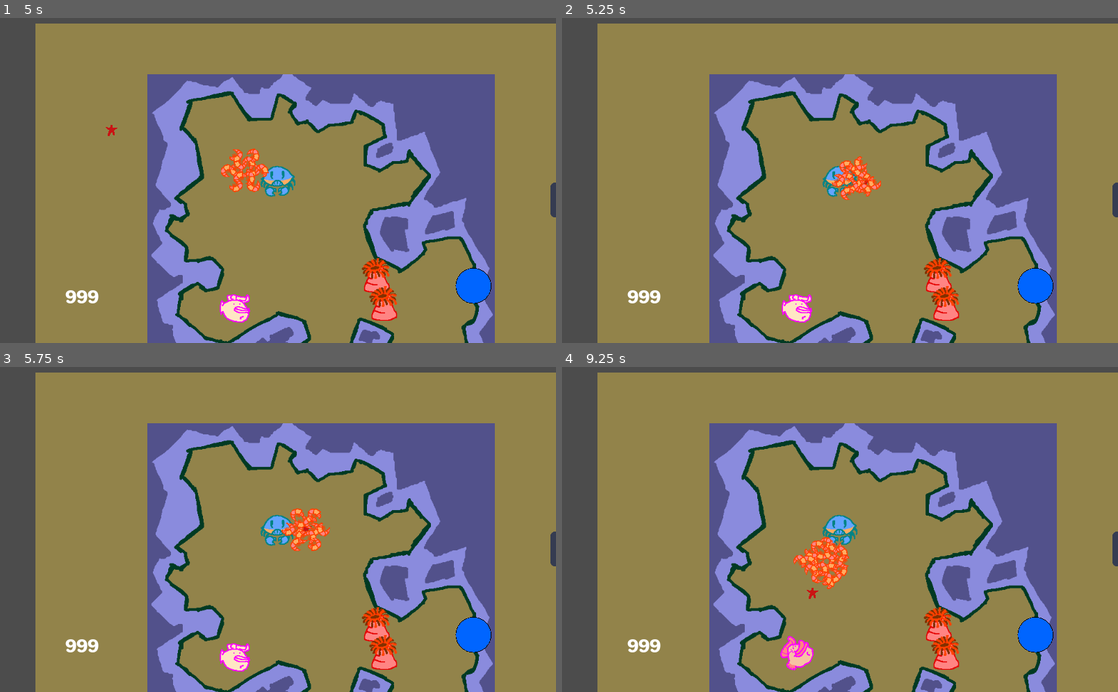
Above: before the commit, frames 1-4 (two rows, left to right).
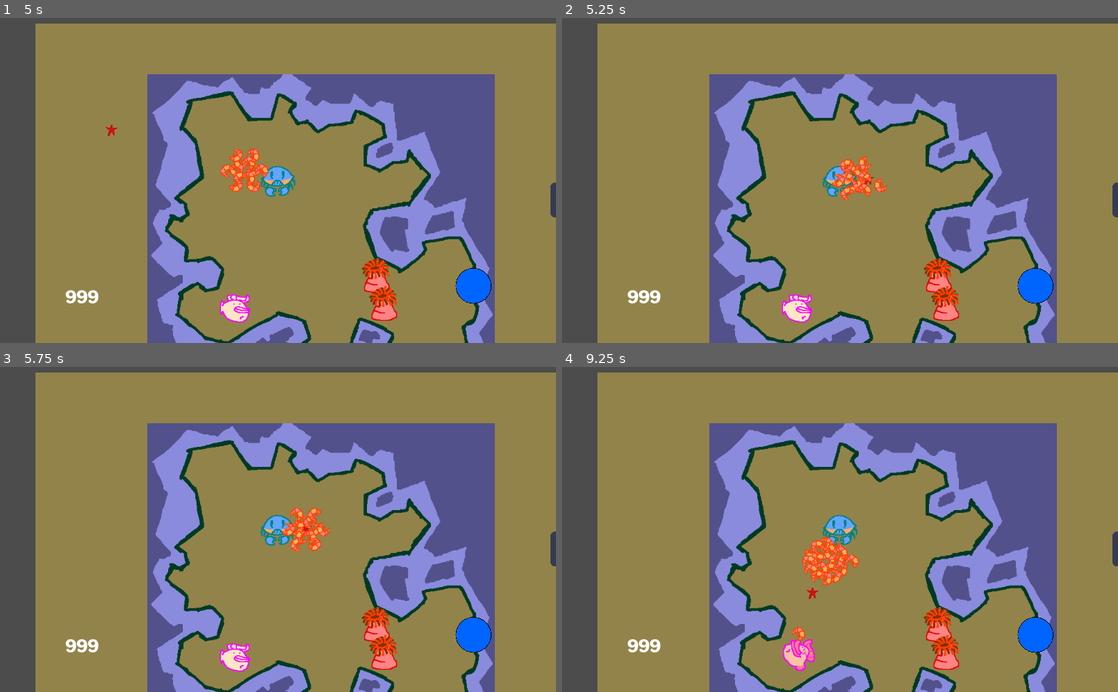
Above: after the commit, the same moments.

Repository: LightBoat9/GGJ2019
Game: Godot game, scene res://Levels/LevelTest.tscn
Same seed, same stepped clock (60 frames per second), same inputs: the game is played once before the commit and once after it. The engine's default icon, where the game draws it, is replaced by a stand-in: a white triangle on a blue panel in a dark square.
Inputs (mouse positions are in pixels of both pictures, inside the frame that each line leads up to):
- Up to frame 1 (5 s): tap Enter (ui_accept) at 0.5, 0.77, 1.52, 3.02, 3.77, 4.52 s; move the mouse to (400, 164) at 0.52 s; hold Right (ui_right) 0.53-1.28 s; click (400, 164) at 0.67 s; move the mouse to (166, 196) at 1.27 s; hold Down (ui_down) 1.28-2.03 s; click (166, 196) at 1.42 s; move the mouse to (333, 109) at 2.02 s; hold Right (ui_right) 2.03-2.78 s; click (333, 109) at 2.17 s; move the mouse to (250, 245) at 2.77 s; hold Up (ui_up) 2.78-3.53 s; click (250, 245) at 2.92 s; move the mouse to (444, 229) at 3.52 s; hold Left (ui_left) from 3.53 s (still down); click (444, 229) at 3.67 s; move the mouse to (111, 131) at 4.27 s; click (111, 131) at 4.42 s
- Up to frame 2 (5.25 s): move the mouse to (867, 180) at 5.02 s; release Left (ui_left) at 5.03 s; hold Down (ui_down) from 5.03 s (still down); click (867, 180) at 5.17 s
- Up to frame 3 (5.75 s): keep holding Down (ui_down)
- Up to frame 4 (9.25 s): move the mouse to (756, 448) at 5.77 s; release Down (ui_down) at 5.78 s; hold Right (ui_right) 5.78-6.53 s; click (756, 448) at 5.92 s; tap Enter (ui_accept) at 6.02, 6.77, 7.52, 9.02 s; move the mouse to (962, 513) at 6.52 s; hold Up (ui_up) 6.53-7.28 s; click (962, 513) at 6.67 s; move the mouse to (728, 545) at 7.27 s; hold Right (ui_right) 7.28-8.03 s; click (728, 545) at 7.42 s; move the mouse to (895, 458) at 8.02 s; hold Down (ui_down) 8.03-8.78 s; click (895, 458) at 8.17 s; move the mouse to (812, 594) at 8.77 s; hold Left (ui_left) from 8.78 s (still down); click (812, 594) at 8.92 s

Frame 1 is identical in both runs. In frame 2, 0.2% of the frame differs, in the area x 49-59%, y 42-56%; in frame 3, 0.2%; in frame 4, 0.7%, in the area x 39-54%, y 57-94%.

Commit message:
Minimum launch time on Shrimps

Diff:
--- a/Actors/Shrimp/Scripts/Shrimp.gd
+++ b/Actors/Shrimp/Scripts/Shrimp.gd
@@ -26,6 +26,9 @@
 onready var area = $Area2D
 onready var attack_timer = $AttackTimer
 onready var knockback_timer = $KnockbackTimer
+onready var launch_timer = $LaunchTimer
+
+var launch_passed = false
 
 func _ready():
 	add_to_group("Players")
@@ -76,6 +79,7 @@
 
 			if collider.get_collision_layer_bit(0):
 				kockback(slideCollide.normal * 5, 0.2)
+				launch_timer.stop()
 				_return_to_cursor()
 
 
@@ -91,6 +95,9 @@
 		knockback_velocity = velocity
 		knockback_timer.wait_time = duration
 		knockback_timer.start()
+
+		if (!launch_timer.is_stopped()):
+			launch_timer.stop()
 
 func kill_shrimp(anglev=Vector2()):
 	var inst = DeathParticles.instance()
@@ -128,6 +135,8 @@
 	velocity = launchDirection.normalized() * launchSpeed
 	target_position = to
 	state = States.LAUNCHING
+	launch_passed = false
+	launch_timer.start()
 
 func _launch_update():
 	var to_target = target_position - global_position
@@ -136,7 +145,12 @@
 	var targetProjection = 0 if (targetMag == 0) else velocity.dot(to_target)/targetMag
 
 	if (targetProjection<=0):
-		#print("projection return")
+		launch_passed = true
+		if launch_timer.is_stopped():
+			_return_to_cursor()
+
+func _launch_timer_up():
+	if launch_passed:
 		_return_to_cursor()
 
 func _return_to_cursor():
@@ -154,6 +168,8 @@
 			if (spawn>0):
 				_spawn_shrimp(spawn)
 
+			launch_timer.stop()
+
 			_return_to_cursor()
 
 func _body_exited(body):
--- a/Actors/Shrimp/Shrimp.tscn
+++ b/Actors/Shrimp/Shrimp.tscn
@@ -13,7 +13,7 @@
 custom_solver_bias = 0.0
 radius = 14.0
 
-[node name="Shrimp" type="KinematicBody2D"]
+[node name="Shrimp" type="KinematicBody2D" index="0"]
 
 input_pickable = false
 collision_layer = 0
@@ -47,16 +47,25 @@
 
 shape = SubResource( 2 )
 
-[node name="AttackTimer" type="Timer" parent="." index="3"]
+[node name="LaunchTimer" type="Timer" parent="." index="3"]
+
+process_mode = 1
+wait_time = 0.4
+one_shot = true
+autostart = false
+
+[node name="AttackTimer" type="Timer" parent="." index="4"]
 
 process_mode = 1
 wait_time = 0.1
 one_shot = true
 autostart = true
 
-[node name="KnockbackTimer" type="Timer" parent="." index="4"]
+[node name="KnockbackTimer" type="Timer" parent="." index="5"]
 
 process_mode = 1
 wait_time = 1.0
 one_shot = true
 autostart = false
+
+[connection signal="timeout" from="LaunchTimer" to="." method="_launch_timer_up"]
--- a/Levels/LevelTest.tscn
+++ b/Levels/LevelTest.tscn
@@ -11,7 +11,7 @@
 custom_solver_bias = 0.0
 extents = Vector2( 32, 32 )
 
-[node name="LevelTest" type="Node2D" index="0"]
+[node name="LevelTest" type="Node2D"]
 
 [node name="ColorRect" type="ColorRect" parent="." index="0"]
 
